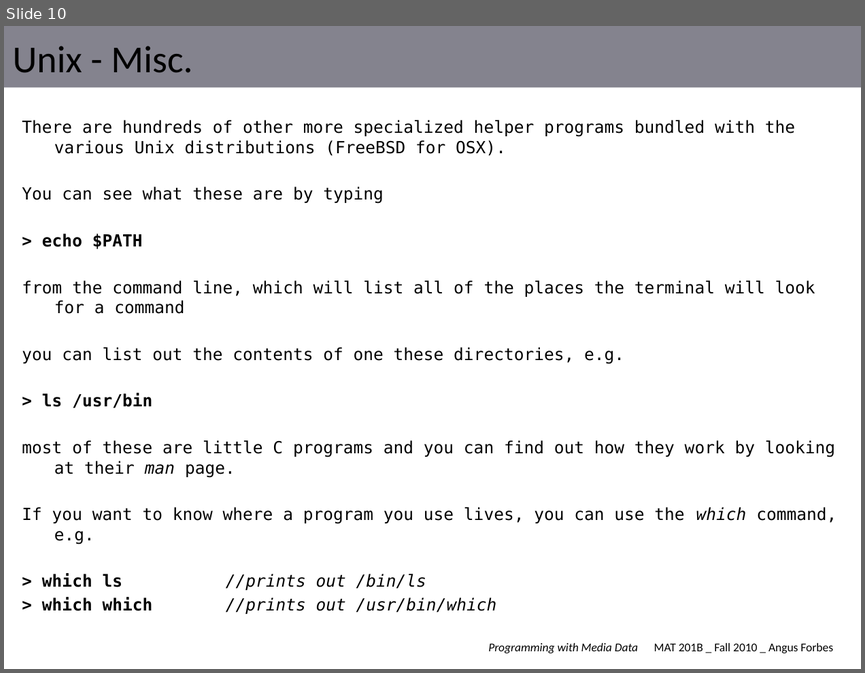
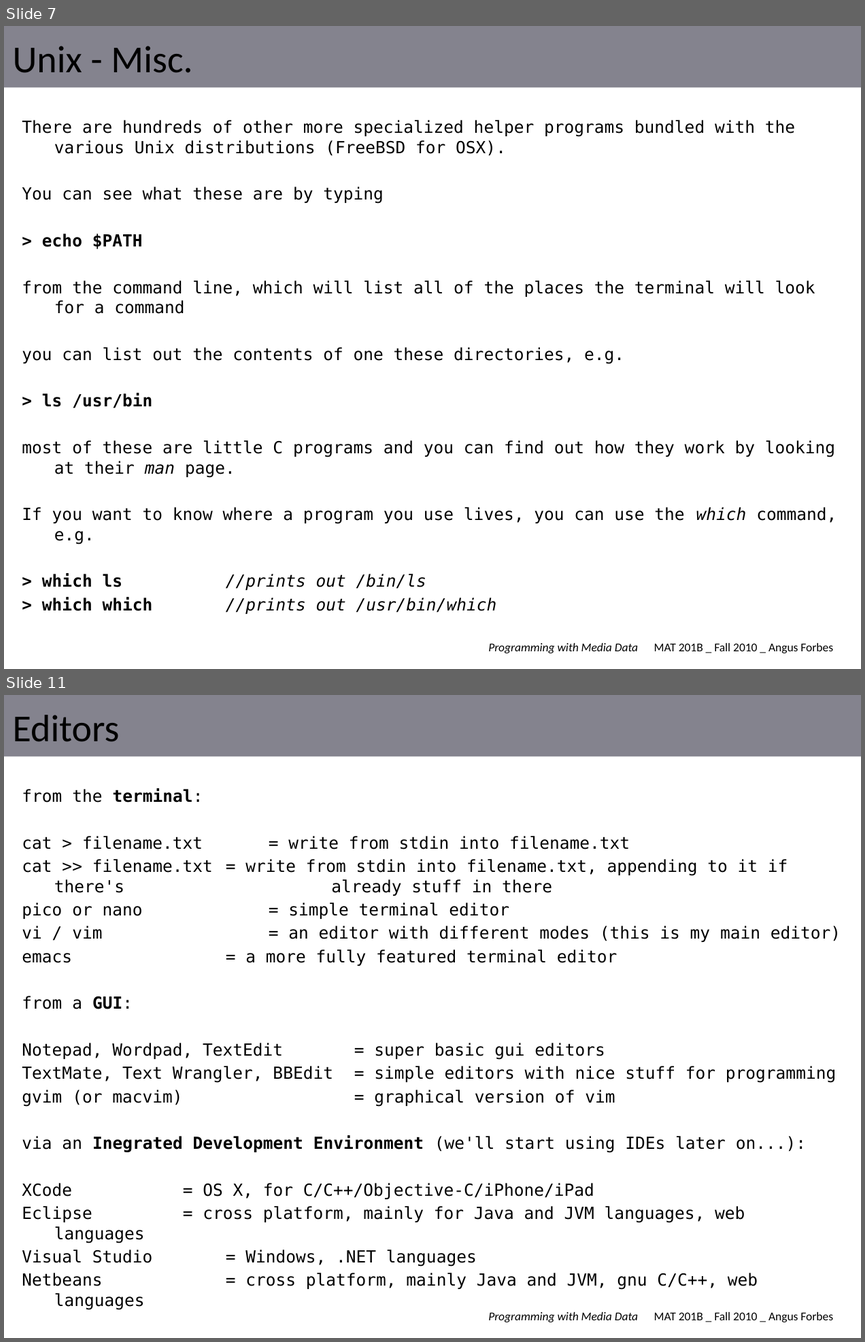
Before and after one commit to angusforbes/mat201b, a slide deck: slides/week1_tues.pptx. Shown one above the other, each under a label of ours: slide 10 before the commit, slides 7 and 11 after it; the slides between them are not shown. The pictures are 865x673 and 865x1342 pixels, drawn with LibreOffice and Linux fonts; fonts in the diff are those of the drawing. Boxes give left, top, right and bottom in pixels: in the first picture for what was removed or moved away, otherwise in the second. Text is boxed around its words. In the diff, an @@ line names an element or a change of style, - is before the commit and + after.

```diff
--- a/slides/week1_tues.pptx
+++ b/slides/week1_tues.pptx
@@ slide 11 added at (4,695,861,1338), background #FFFFFF; not listed: 2 template elements that a slide beside it also shows @@
@@ title added at (13,715,120,742), 32 pt, text #000000 @@
+Editors
@@ text added at (22,788,840,1289), 14 pt, text #000000 @@
+from the terminal:
+cat > filename.txt = write from stdin into filename.txt
+cat >> filename.txt = write from stdin into filename.txt, appending to it if there's already stuff in there
+pico or nano = simple terminal editor
+vi / vim = an editor with different modes (this is my main editor)
+emacs = a more fully featured terminal editor
+from a GUI:
+Notepad, Wordpad, TextEdit = super basic gui editors
+TextMate, Text Wrangler, BBEdit = simple editors with nice stuff for programming
+gvim (or macvim) = graphical version of vim
+via an Inegrated Development Environment (we'll start using IDEs later on...):
+XCode = OS X, for C/C++/Objective-C/iPhone/iPad
+Eclipse = cross platform, mainly for Java and JVM languages, web languages
+Visual Studio = Windows, .NET languages
+Netbeans = cross platform, mainly Java and JVM, gnu C/C++, web languages
@@ what was slide 10 is now slide 7 @@
```
Also in this commit, not shown: 2 slides changed, 3 other slides added, 12 slides removed, 5 other files.
